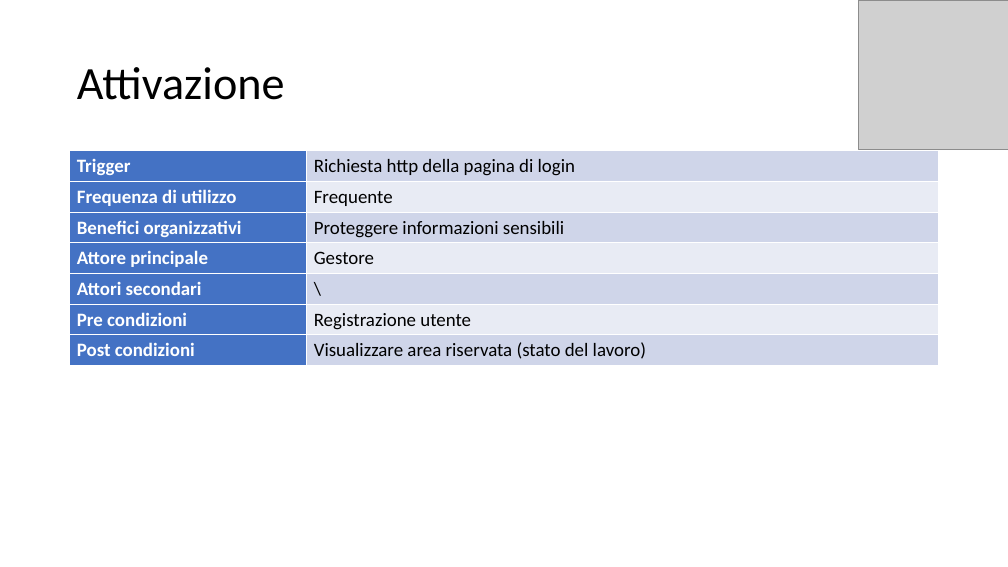
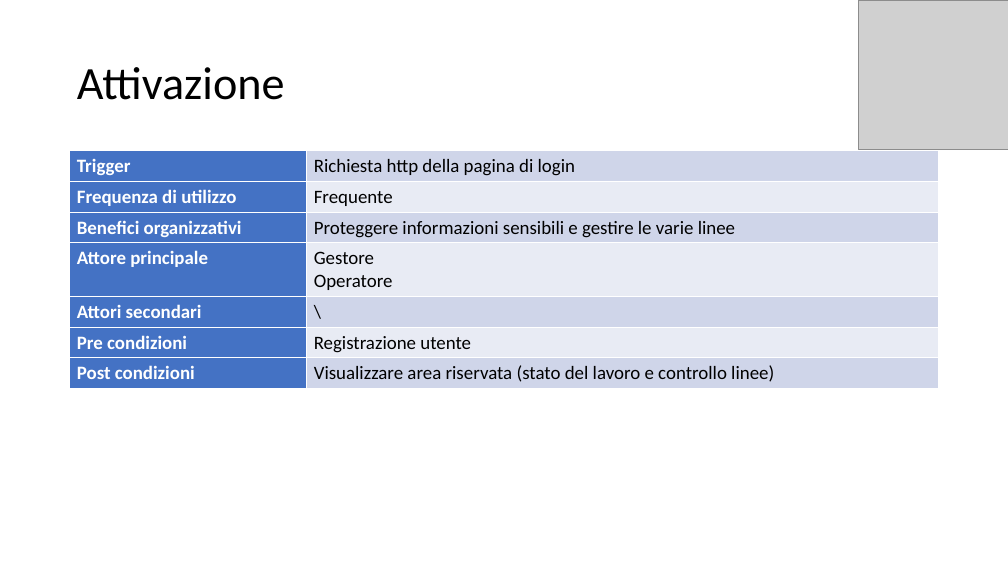
Before and after one commit to itsar19-20/mes, a slide deck: slide 3 of docs/analisi/Login.pptx. Drawn at 1008x567 pixels with LibreOffice and Linux fonts; fonts in the diff are those of the drawing; grey boxes stand for pictures. Boxes give left, top, right and bottom in pixels: in the first picture for what was removed or moved away, otherwise in the second. Text is boxed around its words. In the diff, an @@ line names an element or a change of style, - is before the commit and + after.

```diff
--- a/docs/analisi/Login.pptx
+++ b/docs/analisi/Login.pptx
@@ table at box(70, 151, 939, 388) @@
-row 3, column 2: Proteggere informazioni sensibili
+row 3, column 2: Proteggere informazioni sensibili e gestire le varie linee
-row 4, column 2: Gestore
+row 4, column 2: Gestore / Operatore
-row 7, column 2: Visualizzare area riservata (stato del lavoro)
+row 7, column 2: Visualizzare area riservata (stato del lavoro e controllo linee)
```
Also in this commit, not shown: 2 other slides changed, 5 other files.
